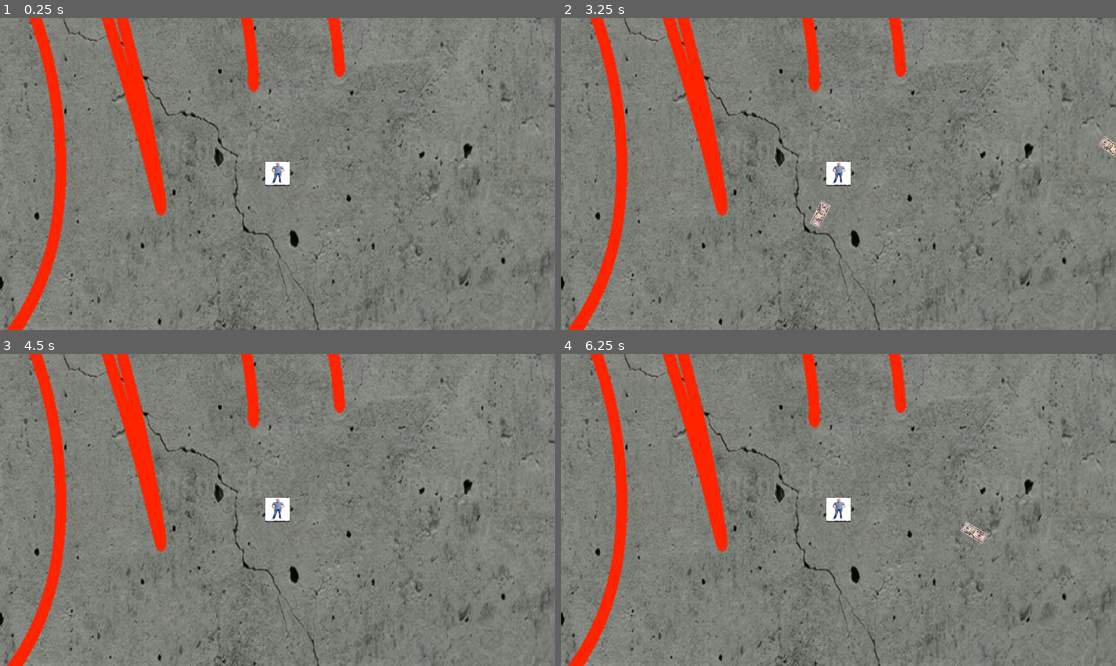
Above: before the commit, frames 1-4 (two rows, left to right).
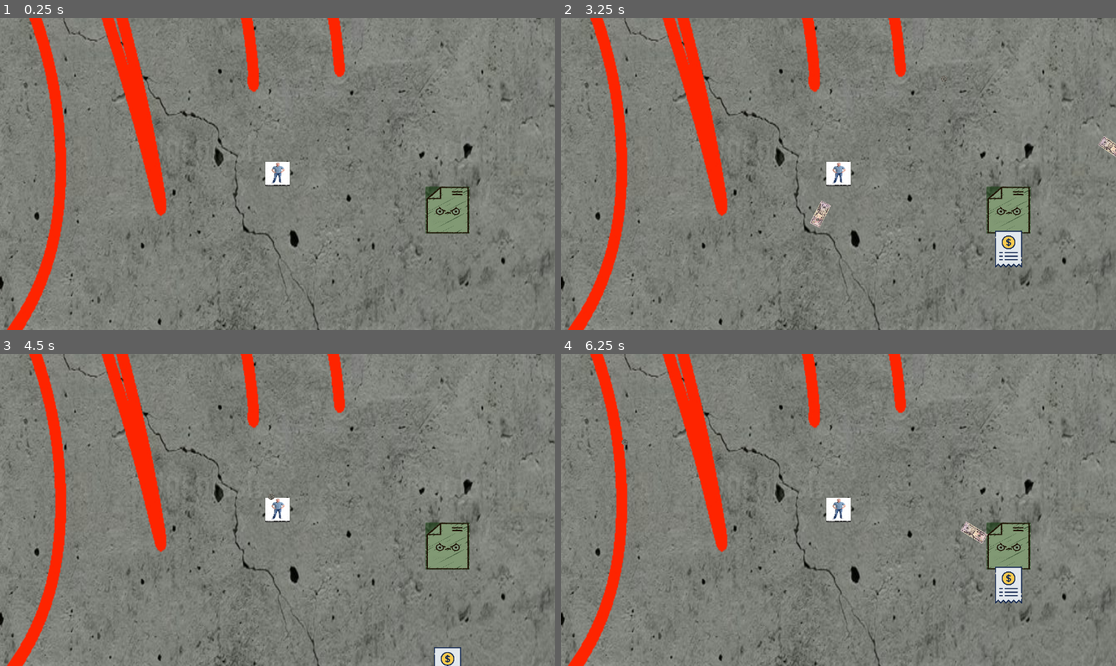
Above: after the commit, the same moments.

Repository: agreene5/Loads-O-Money
Game: Godot game, scene res://gameplay_scene.tscn
Same seed, same stepped clock (60 frames per second), same inputs: the game is played once before the commit and once after it.
Inputs (mouse positions are in pixels of both pictures, inside the frame that each line leads up to):
- Up to frame 1 (0.25 s): no input
- Up to frame 2 (3.25 s): tap Enter at 0.5 s; move the mouse to (960, 158) at 0.52 s; tap E every 0.75 s from 0.6 to 2.85 s; click (960, 158) at 0.67 s; move the mouse to (727, 189) at 1.27 s; click (727, 189) at 1.42 s; move the mouse to (894, 105) at 2.02 s; click (894, 105) at 2.17 s; move the mouse to (810, 236) at 2.77 s; click (810, 236) at 2.92 s
- Up to frame 3 (4.5 s): move the mouse to (444, 556) at 3.52 s; tap E at 3.6, 4.35 s; click (444, 556) at 3.67 s; move the mouse to (111, 463) at 4.27 s; click (111, 463) at 4.42 s
- Up to frame 4 (6.25 s): tap Space at 5 s; move the mouse to (866, 510) at 5.02 s; tap E at 5.1, 5.85 s; click (866, 510) at 5.17 s; move the mouse to (755, 432) at 5.77 s; click (755, 432) at 5.92 s

The runs differ from the first frame. In frame 1, 0.8% of the frame differs, in the area x 76-85%, y 53-70%; in frame 2, 1.4%; in frame 3, 1.2%; in frame 4, 1.4%, in the area x 10-85%, y 27-80%.

Commit message:
Created method that detects shot collision

Diff:
--- a/Enemy_Tax_Shots.gd
+++ b/Enemy_Tax_Shots.gd
@@ -5,6 +5,7 @@
 var bullet_scene: PackedScene
 var shoot_timer: Timer
 var sprite: Sprite2D
+var shot_health: int
 
 func _ready():
 	var fire_rate = 0.0
--- a/Global_Variables.gd
+++ b/Global_Variables.gd
@@ -5,8 +5,22 @@
 
 var money = 100000.0 # Defines the players money value (default value starts at $10)
 
-var Coin_Variant = 3  # Determines the coin variant the user has | 0: Penny, 1: Nickel, 2: Dime, 3: Quarter
+var Coin_Variant = 1  # Determines the coin variant the user has | 0: Penny, 1: Nickel, 2: Dime, 3: Quarter
 
 var Dollar_Variant = 3 # Determines the dollar variant the user has | 0: Washington, 1: Lincoln, 2: Jackson, 3: Grant
 
 var Check_Variant = 3 # Determines the check variant the user has | 0: $100 Check, 1: $200 Check, 2: $500 Check, 3: $1000 CHeck
+
+func hit(area, my_value):
+	if area.has_method("receive_value"):
+		area.receive_value(my_value)
+
+	if area.has_method("get_value"):
+		var received_value = area.get_value()
+		print("Received value: ", received_value)
+
+func receive_value(value):
+	print("Received value: ", value)
+
+func get_value(value):
+	return value
--- a/gameplay_scene.tscn
+++ b/gameplay_scene.tscn
@@ -1,8 +1,9 @@
-[gd_scene load_steps=10 format=3 uid="uid://dfgoqbdl5gqm4"]
+[gd_scene load_steps=11 format=3 uid="uid://dfgoqbdl5gqm4"]
 
 [ext_resource type="Texture2D" uid="uid://dj4up8gtgfwbw" path="res://Temp_Assets/Temp_Map_Assets/Temp_Map_Tileset.png" id="1_eajuk"]
 [ext_resource type="Texture2D" uid="uid://h7eog28ofuyg" path="res://Temp_Assets/Temp_Map_Assets/Temp_Map_Tileset_Ground.jpg" id="1_iiysw"]
 [ext_resource type="PackedScene" uid="uid://by1ubyds8mqk3" path="res://player.tscn" id="3_lkgqa"]
+[ext_resource type="PackedScene" uid="uid://5wf77ibnn851" path="res://income_tax.tscn" id="5_d7qir"]
 [ext_resource type="Script" path="res://Spawn_Area.gd" id="10_it5n0"]
 
 [sub_resource type="TileSetAtlasSource" id="TileSetAtlasSource_pvulg"]
@@ -266,3 +267,6 @@
 [node name="Building_13" type="CollisionShape2D" parent="Spawn_Area"]
 position = Vector2(2064, -2084)
 shape = SubResource("RectangleShape2D_q3tox")
+
+[node name="Income_Tax" parent="." instance=ExtResource("5_d7qir")]
+position = Vector2(913, 360)
--- /dev/null
+++ b/health_test.tscn
@@ -0,0 +1,12 @@
+[gd_scene load_steps=3 format=3 uid="uid://covmi45erxck6"]
+
+[ext_resource type="PackedScene" uid="uid://5wf77ibnn851" path="res://income_tax.tscn" id="1_4rtaf"]
+[ext_resource type="PackedScene" uid="uid://by1ubyds8mqk3" path="res://player.tscn" id="2_m8gtc"]
+
+[node name="Node2D" type="Node2D"]
+
+[node name="Income_Tax" parent="." instance=ExtResource("1_4rtaf")]
+position = Vector2(460, 116)
+
+[node name="Player" parent="." instance=ExtResource("2_m8gtc")]
+position = Vector2(180, 186)
--- a/income_tax.tscn
+++ b/income_tax.tscn
@@ -1,21 +1,31 @@
-[gd_scene load_steps=4 format=3 uid="uid://5wf77ibnn851"]
+[gd_scene load_steps=5 format=3 uid="uid://5wf77ibnn851"]
 
 [ext_resource type="Texture2D" uid="uid://dqumg0thye606" path="res://Temp_Assets/Temp_Tax_Assets/Temp_Income_Tax.png" id="1_lhyq8"]
+[ext_resource type="Script" path="res://income_tax_health.gd" id="2_x6bhw"]
 [ext_resource type="Script" path="res://Enemy_Tax_Shots.gd" id="2_ysgm2"]
 
 [sub_resource type="RectangleShape2D" id="RectangleShape2D_k1p01"]
-size = Vector2(92, 98)
+size = Vector2(94, 107.5)
 
 [node name="Income_Tax" type="CharacterBody2D"]
-collision_layer = 2
+collision_layer = 3
 collision_mask = 3
 
 [node name="Income_Tax_Sprite" type="Sprite2D" parent="."]
+position = Vector2(106, 36)
 scale = Vector2(0.12, 0.1)
 texture = ExtResource("1_lhyq8")
 
 [node name="Income_Tax_Shot" type="Node2D" parent="."]
 script = ExtResource("2_ysgm2")
 
-[node name="CollisionShape2D" type="CollisionShape2D" parent="."]
+[node name="Area2D" type="Area2D" parent="."]
+collision_layer = 2
+collision_mask = 3
+script = ExtResource("2_x6bhw")
+
+[node name="CollisionShape2D" type="CollisionShape2D" parent="Area2D"]
+position = Vector2(105, 36.25)
 shape = SubResource("RectangleShape2D_k1p01")
+
+[connection signal="body_entered" from="Area2D" to="Area2D" method="_on_body_entered"]
--- /dev/null
+++ b/income_tax_health.gd
@@ -0,0 +1,21 @@
+extends Area2D
+var income_tax_health = 50
+
+# Called when the node enters the scene tree for the first time.
+func _ready() -> void:
+	pass
+
+
+# Called every frame. 'delta' is the elapsed time since the previous frame.
+func _process(delta: float) -> void:
+	area_entered.connect(_on_area_entered)
+
+func despawn():
+	if income_tax_health <= 0:
+		queue_free()
+
+
+
+func _on_area_entered(area) -> void:
+	Global_Variables.hit(area,income_tax_health)
+	print("Test")
--- a/player_nickel_coin_shot.tscn
+++ b/player_nickel_coin_shot.tscn
@@ -8,6 +8,9 @@
 
 [sub_resource type="CircleShape2D" id="CircleShape2D_6oh7m"]
 radius = 63.5059
+
+[sub_resource type="CircleShape2D" id="CircleShape2D_aiwfv"]
+radius = 6.66667
 
 [node name="Player_Nickel_Coin_Shot" type="RigidBody2D"]
 collision_layer = 4
@@ -24,3 +27,9 @@
 [node name="CollisionShape2D" type="CollisionShape2D" parent="."]
 scale = Vector2(0.1, 0.1)
 shape = SubResource("CircleShape2D_6oh7m")
+
+[node name="Area2D" type="Area2D" parent="."]
+scale = Vector2(1.05, 1.05)
+
+[node name="CollisionShape2D" type="CollisionShape2D" parent="Area2D"]
+shape = SubResource("CircleShape2D_aiwfv")
--- a/player_penny_coin_shot.tscn
+++ b/player_penny_coin_shot.tscn
@@ -8,6 +8,9 @@
 
 [sub_resource type="CircleShape2D" id="CircleShape2D_154pm"]
 radius = 5.0
+
+[sub_resource type="CircleShape2D" id="CircleShape2D_1xngk"]
+radius = 6.66667
 
 [node name="Player_Penny_Coin_Shot" type="RigidBody2D"]
 collision_layer = 4
@@ -24,3 +27,9 @@
 [node name="CollisionShape2D" type="CollisionShape2D" parent="."]
 scale = Vector2(1.05, 1.05)
 shape = SubResource("CircleShape2D_154pm")
+
+[node name="Area2D" type="Area2D" parent="."]
+scale = Vector2(1.05, 1.05)
+
+[node name="CollisionShape2D" type="CollisionShape2D" parent="Area2D"]
+shape = SubResource("CircleShape2D_1xngk")
--- /dev/null
+++ b/rigid_body_2d.gd
@@ -0,0 +1,6 @@
+extends RigidBody2D
+
+
+# Called when the node enters the scene tree for the first time.
+func _ready() -> void:
+	gravity_scale = 0.0
Not shown: 1 places in income_tax_projectile.tscn that only renumber resources
Not shown: 1 places in player_nickel_coin_shot.tscn that only renumber resources
Not shown: 1 places in player_penny_coin_shot.tscn that only renumber resources
Not shown: 1 places in player_quarter_coin_shot.tscn that only renumber resources
Not shown: 1 places in proprety_tax_projectile.tscn that only renumber resources
